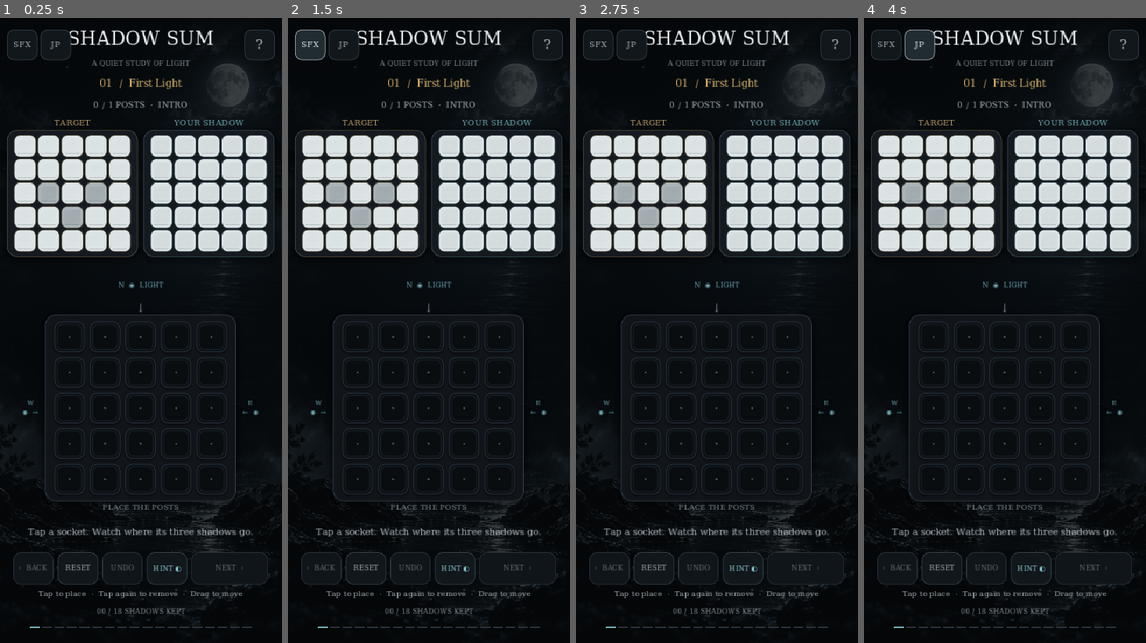
Above: before the commit, frames 1-4 (left to right).
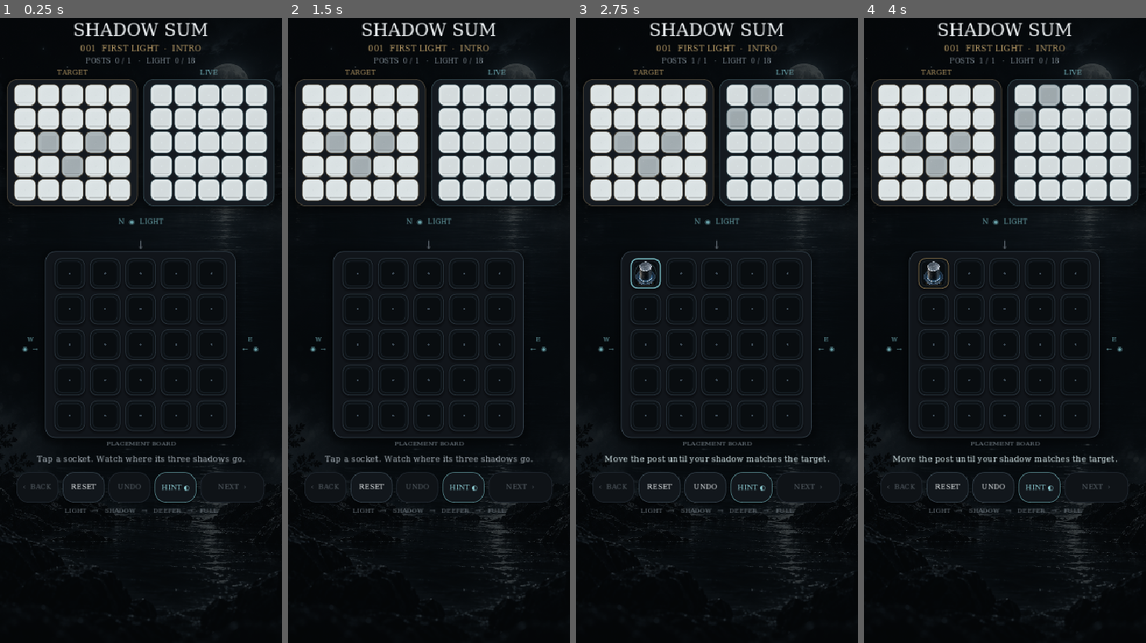
Above: after the commit, the same moments.

Repository: madowaku/shadow-sum
Game: Godot game, scene res://scenes/campaign.tscn
Same seed, same stepped clock (60 frames per second), same inputs: the game is played once before the commit and once after it.
Inputs (mouse positions are in pixels of both pictures, inside the frame that each line leads up to):
- Up to frame 1 (0.25 s): no input
- Up to frame 2 (1.5 s): click (310, 43) at 0.5 s, where only the run before the commit has a clickable "SFX"; click (310, 43) at 1.25 s, where only the run before the commit has a clickable "OFF"
- Up to frame 3 (2.75 s): click (646, 274) at 2.02 s
- Up to frame 4 (4 s): click (920, 43) at 2.75 s, where only the run before the commit has a clickable "JP"; click (920, 43) at 3.5 s, where only the run before the commit has a clickable "EN"

The runs differ from the first frame. In frame 1, 22% of the frame differs, in the area x 2-98%, y 0-98%; in frame 2, 23%; in frame 3, 23%; in frame 4, 23%.
Error after the commit: Parse Error: Too many arguments for "_play_ui_sfx()" call. Expected at most 1 but received 2. (res://src/ui/product_ui.gd:455)

Commit message:
Add looping BGM and semantic UI SFX

Diff:
--- a/src/comfort_main.gd
+++ b/src/comfort_main.gd
@@ -6,10 +6,15 @@
 var comfort_ready: bool = false
 const HISTORY_LIMIT: int = 100
 const ProductUI = preload("res://src/ui/product_ui.gd")
+const AudioManager = preload("res://src/ui/audio_manager.gd")
 var product_ui: Control
+var audio_manager: Node
 
 func _ready() -> void:
 	super._ready()
+	audio_manager = AudioManager.new()
+	audio_manager.name = "AudioManager"
+	add_child(audio_manager)
 	undo_button = Button.new()
 	undo_button.name = "UndoButton"
 	undo_button.text = "UNDO"
@@ -24,6 +29,20 @@
 	product_ui = ProductUI.new()
 	add_child(product_ui)
 
+func _play_game_sfx(kind: String, volume_offset_db: float = 0.0) -> void:
+	if is_instance_valid(audio_manager):
+		audio_manager.play_sfx(kind, volume_offset_db)
+
+func _begin_post_drag(index: int, pointer_position: Vector2 = Vector2(-1.0, -1.0)) -> bool:
+	var started: bool = super._begin_post_drag(index, pointer_position)
+	if started:
+		_play_game_sfx("drag", -8.0)
+	return started
+
+func _play_solve_chime() -> void:
+	super._play_solve_chime()
+	_play_game_sfx("solve", -8.0)
+
 func _apply_responsive_layout() -> void:
 	super._apply_responsive_layout()
 	if is_instance_valid(product_ui) and product_ui.is_node_ready():
@@ -70,13 +89,18 @@
 
 func _toggle_post(r: int, c: int) -> void:
 	var before: Array = posts.duplicate(true)
+	var was_occupied: bool = bool(posts[r][c])
 	super._toggle_post(r, c)
 	_record_move(before)
+	if was_occupied != bool(posts[r][c]):
+		_play_game_sfx("release" if was_occupied else "place", -4.0)
 
 func _finish_post_drag(index: int) -> bool:
 	var before: Array = posts.duplicate(true)
 	var moved: bool = super._finish_post_drag(index)
 	_record_move(before)
+	if moved:
+		_play_game_sfx("place", -6.0)
 	return moved
 
 func _reset_stage() -> void:
--- /dev/null
+++ b/src/ui/audio_manager.gd
@@ -0,0 +1,99 @@
+extends Node
+
+## Small, self-contained audio layer for the main puzzle.
+##
+## Music owns one looping player while short SFX use a tiny pool so a place,
+## release and solve cue can overlap without cutting each other off.
+
+const BGM_PATH := "res://assets/bgm/ガラス張りの三角錐.mp3"
+const BGM_VOLUME_DB := -19.0
+const SFX_VOLUME_DB := -11.0
+const SFX_PATHS := {
+	"ui": "res://assets/audio/kenney/ui_click.ogg",
+	"release": "res://assets/audio/kenney/ui_release.ogg",
+	"switch": "res://assets/audio/kenney/ui_switch.ogg",
+	"place": "res://assets/audio/kenney/glass_light.ogg",
+	"solve": "res://assets/audio/kenney/glass_medium.ogg",
+	"drag": "res://assets/audio/kenney/metal_light.ogg"
+}
+const SFX_POOL_SIZE := 4
+
+var muted := false
+var bgm_player: AudioStreamPlayer
+var sfx_players: Array[AudioStreamPlayer] = []
+var _streams: Dictionary = {}
+var _next_player := 0
+
+
+func _ready() -> void:
+	process_mode = Node.PROCESS_MODE_ALWAYS
+	_build_bgm_player()
+	for _index in SFX_POOL_SIZE:
+		var player := AudioStreamPlayer.new()
+		player.name = "SFX%02d" % _index
+		player.volume_db = SFX_VOLUME_DB
+		add_child(player)
+		sfx_players.append(player)
+	_apply_volume()
+
+
+func _build_bgm_player() -> void:
+	bgm_player = AudioStreamPlayer.new()
+	bgm_player.name = "BGM"
+	bgm_player.volume_db = BGM_VOLUME_DB
+	var stream := load(BGM_PATH) as AudioStream
+	if stream == null:
+		push_warning("Could not load BGM: %s" % BGM_PATH)
+		return
+	if stream is AudioStreamMP3:
+		(stream as AudioStreamMP3).loop = true
+	bgm_player.stream = stream
+	add_child(bgm_player)
+	if not muted:
+		bgm_player.play()
+
+
+func set_muted(value: bool) -> void:
+	muted = value
+	_apply_volume()
+	if not muted and bgm_player != null and bgm_player.stream != null and not bgm_player.playing:
+		bgm_player.play()
+
+
+func play_sfx(kind: String, volume_offset_db: float = 0.0) -> void:
+	if muted or sfx_players.is_empty():
+		return
+	var stream := _stream_for(kind)
+	if stream == null:
+		return
+	var player := sfx_players[_next_player % sfx_players.size()]
+	_next_player = (_next_player + 1) % sfx_players.size()
+	player.stream = stream
+	player.volume_db = SFX_VOLUME_DB + volume_offset_db
+	player.play()
+
+
+func stop_all() -> void:
+	if bgm_player != null:
+		bgm_player.stop()
+	for player in sfx_players:
+		player.stop()
+
+
+func _stream_for(kind: String) -> AudioStream:
+	if _streams.has(kind):
+		return _streams[kind] as AudioStream
+	var path: String = String(SFX_PATHS.get(kind, ""))
+	if path.is_empty():
+		return null
+	var stream := load(path) as AudioStream
+	if stream != null:
+		_streams[kind] = stream
+	return stream
+
+
+func _apply_volume() -> void:
+	if bgm_player != null:
+		bgm_player.volume_db = -80.0 if muted else BGM_VOLUME_DB
+	for player in sfx_players:
+		player.volume_db = -80.0 if muted else SFX_VOLUME_DB
--- a/src/ui/localization.gd
+++ b/src/ui/localization.gd
@@ -19,8 +19,8 @@
 		"hint": "HINT",
 		"language_to_ja": "JP",
 		"language_to_en": "EN",
-		"sound_on": "Sound on · M to mute",
-		"sound_off": "Sound off · M to unmute",
+		"sound_on": "Music + SFX on · M to mute",
+		"sound_off": "Music + SFX off · M to unmute",
 		"mute": "Mute sound",
 		"unmute": "Enable sound",
 		"help_tooltip": "How to play · ? or F1",
@@ -61,8 +61,8 @@
 		"hint": "ヒント",
 		"language_to_ja": "JP",
 		"language_to_en": "EN",
-		"sound_on": "サウンド ON · Mでミュート",
-		"sound_off": "サウンド OFF · Mで解除",
+		"sound_on": "BGM + SE ON · Mでミュート",
+		"sound_off": "BGM + SE OFF · Mで解除",
 		"mute": "サウンドをミュート",
 		"unmute": "サウンドを有効化",
 		"help_tooltip": "遊び方 · ? または F1",
--- a/src/ui/product_ui.gd
+++ b/src/ui/product_ui.gd
@@ -83,6 +83,9 @@
 	collection_label.set_anchors_and_offsets_preset(Control.PRESET_TOP_WIDE)
 	collection.draw.connect(_draw_collection)
 	_build_help()
+	for button: Button in [game.back_button, game.reset_button, game.undo_button, game.hint_button, game.next_button]:
+		if button != null:
+			button.pressed.connect(_play_ui_sfx)
 	for index: int in game.post_buttons.size():
 		var button: Button = game.post_buttons[index]
 		button.name = "Socket" + String.chr(65 + index % 5) + str(int(index / 5.0) + 1)
@@ -447,13 +450,19 @@
 	if muted:
 		for child: Node in game.get_children():
 			if child is AudioStreamPlayer:
-				child.queue_free()
+				(child as AudioStreamPlayer).stop()
 	_save_preferences()
+	_play_ui_sfx("switch", -4.0)
 
 func _toggle_language() -> void:
 	language_code = L.JA if language_code == L.EN else L.EN
 	reflow()
 	_save_preferences()
+	_play_ui_sfx("switch", -4.0)
+
+func _play_ui_sfx(kind: String = "ui") -> void:
+	if is_instance_valid(game) and game.audio_manager != null:
+		game.audio_manager.play_sfx(kind, -3.0)
 
 func _save_preferences() -> void:
 	var config: ConfigFile = ConfigFile.new()
@@ -471,6 +480,8 @@
 	_refresh_sound()
 
 func _refresh_sound() -> void:
+	if is_instance_valid(game) and game.audio_manager != null:
+		game.audio_manager.set_muted(muted)
 	sound_button.text = "OFF" if muted else "SFX"
 	sound_button.tooltip_text = L.copy("sound_off", language_code) if muted else L.copy("sound_on", language_code)
 	sound_button.accessibility_name = L.copy("unmute", language_code) if muted else L.copy("mute", language_code)
--- a/tools/product_ui_smoke.gd
+++ b/tools/product_ui_smoke.gd
@@ -56,6 +56,9 @@
 	root.add_child(viewport)
 	var game: Control = await _new(viewport, save_path)
 	var ui: Control = game.product_ui
+	check(game.audio_manager != null and game.audio_manager.bgm_player != null and game.audio_manager.bgm_player.stream != null, "BGM did not load")
+	var bgm_stream: AudioStreamMP3 = game.audio_manager.bgm_player.stream as AudioStreamMP3
+	check(bgm_stream != null and bgm_stream.loop, "BGM is not configured to loop")
 	_bounds(game, Rect2(Vector2.ZERO, Vector2(viewport_size)))
 	for button: Button in ui._background_buttons():
 		check(button.size.x >= 44 and button.size.y >= 44, "small touch target: " + str(button.name))
@@ -88,6 +91,7 @@
 	check(game.posts[0][0], "Ctrl+Z did not undo")
 	await _tap(viewport, ui.sound_button.get_global_rect().get_center())
 	check(ui.muted and ui.sound_button.text == "OFF", "sound toggle failed")
+	check(game.audio_manager.bgm_player.volume_db <= -79.0, "mute did not silence BGM")
 	await _tap(viewport, ui.language_button.get_global_rect().get_center())
 	check(ui.language_code == "ja" and "初めての光" in game.stage_label.text, "Japanese language toggle failed")
 	check(ui.help_kicker.text == "遊び方", "help copy did not switch to Japanese")
@@ -118,6 +122,7 @@
 	check(game.product_ui.language_code == "en" and "Overlap" in game.stage_label.text, "language preference did not switch after restart")
 	await _key(viewport, KEY_M)
 	check(not game.product_ui.muted, "M did not restore sound")
+	check(game.audio_manager.bgm_player.volume_db > -79.0, "unmute did not restore BGM")
 	viewport.queue_free()
 	await _settle()
 	print("Product UI verified at %s" % viewport_size)
Not shown, added: assets/audio/kenney/LICENSE_IMPACT.txt
Not shown, added: assets/audio/kenney/LICENSE_UI.txt
Not shown, added: assets/audio/kenney/glass_light.ogg.import
Not shown, added: assets/audio/kenney/glass_medium.ogg.import
Not shown, added: assets/audio/kenney/metal_light.ogg.import
Not shown, added: assets/audio/kenney/ui_click.ogg.import
Not shown, added: assets/audio/kenney/ui_release.ogg.import
Not shown, added: assets/audio/kenney/ui_switch.ogg.import
Not shown, added: assets/bgm/ガラス張りの三角錐.mp3.import
Not shown, added: src/ui/audio_manager.gd.uid
Not shown, changed: README.md
Not shown, added: assets/audio/kenney/glass_light.ogg
(and 7 more such lines)
